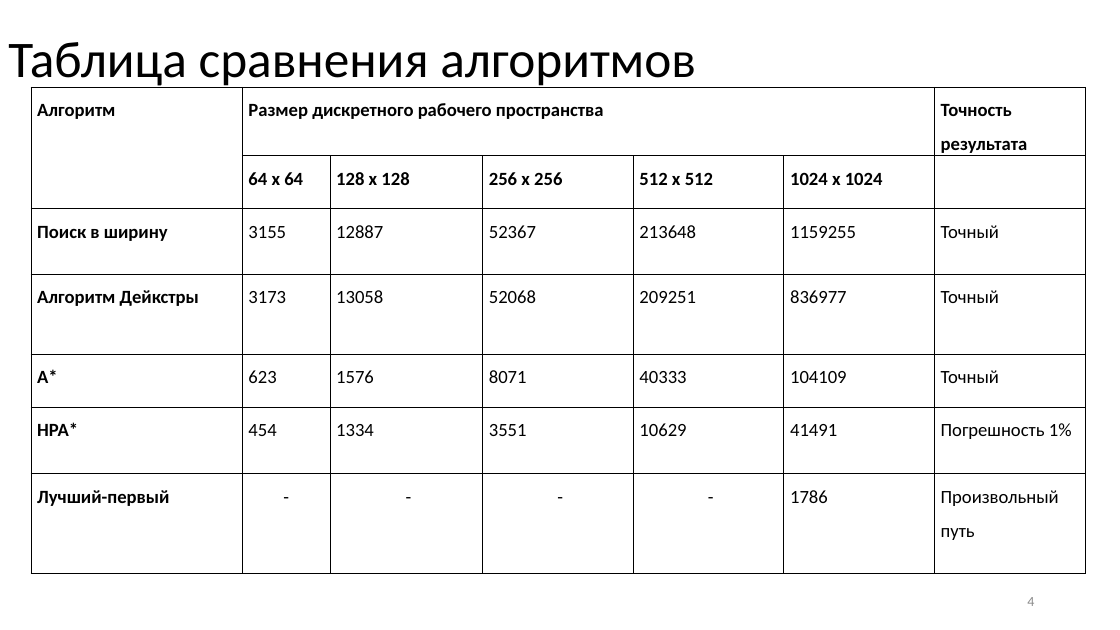
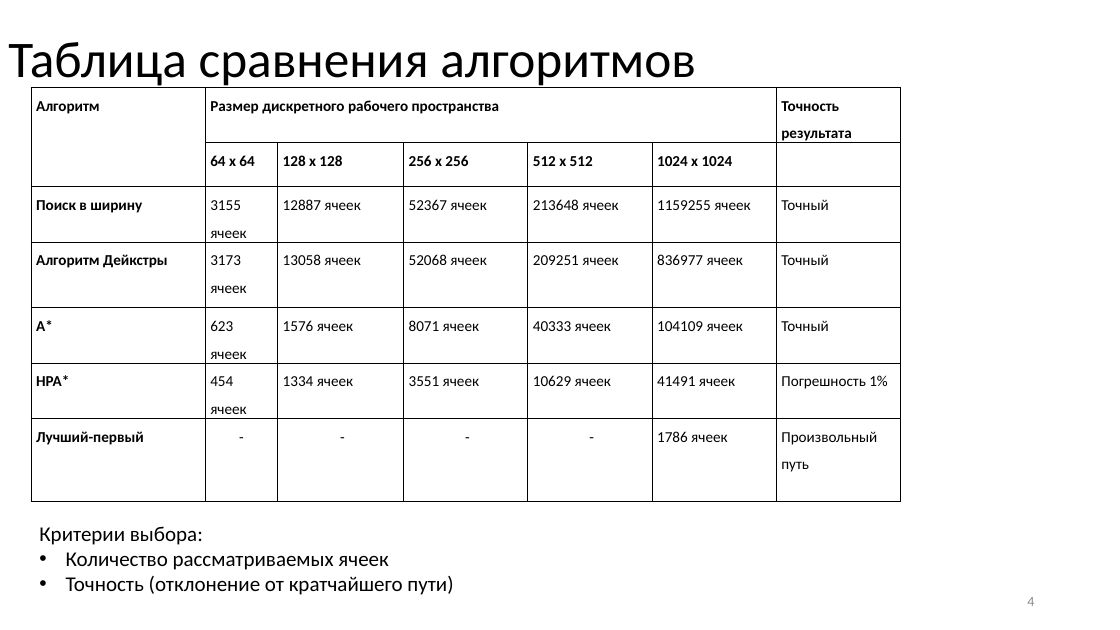
Before and after one commit to DmitryMI/Diploma, a slide deck: slide 4 of Documents/Презентация 2.pptx. Drawn at 1120x630 pixels with LibreOffice and Linux fonts; fonts in the diff are those of the drawing. Boxes give left, top, right and bottom in pixels: in the first picture for what was removed or moved away, otherwise in the second. Text is boxed around its words. In the diff, an @@ line names an element or a change of style, - is before the commit and + after.

```diff
--- a/Documents/Презентация 2.pptx
+++ b/Documents/Презентация 2.pptx
@@ table at (31,87,901,500) @@
-row 3: Поиск в ширину | 3155 | 12887 | 52367 | 213648 | 1159255 | Точный
+row 3: Поиск в ширину | 3155 ячеек | 12887 ячеек | 52367 ячеек | 213648 ячеек | 1159255 ячеек | Точный
-row 4: Алгоритм Дейкстры | 3173 | 13058 | 52068 | 209251 | 836977 | Точный
+row 4: Алгоритм Дейкстры | 3173 ячеек | 13058 ячеек | 52068 ячеек | 209251 ячеек | 836977 ячеек | Точный
-row 5: A* | 623 | 1576 | 8071 | 40333 | 104109 | Точный
+row 5: A* | 623 ячеек | 1576 ячеек | 8071 ячеек | 40333 ячеек | 104109 ячеек | Точный
-row 6: HPA* | 454 | 1334 | 3551 | 10629 | 41491 | Погрешность 1%
+row 6: HPA* | 454 ячеек | 1334 ячеек | 3551 ячеек | 10629 ячеек | 41491 ячеек | Погрешность 1%
-row 7, column 6: 1786
+row 7, column 6: 1786 ячеек
@@ size 16 to 13 pt in "Алгоритм", "Размер дискретного рабочего пространства", "Точность результата", "64 x 64" and 18 more places @@
@@ table: place and size @@
-table at (31,87,1084,574)
+table at (31,87,901,500)
@@ text added at (39,526,453,595), 18 pt, text #000000 @@
+Критерии выбора:
+• Количество рассматриваемых ячеек
+• Точность (отклонение от кратчайшего пути)
```
Also in this commit, not shown: 4 other slides changed, 23 other files.
